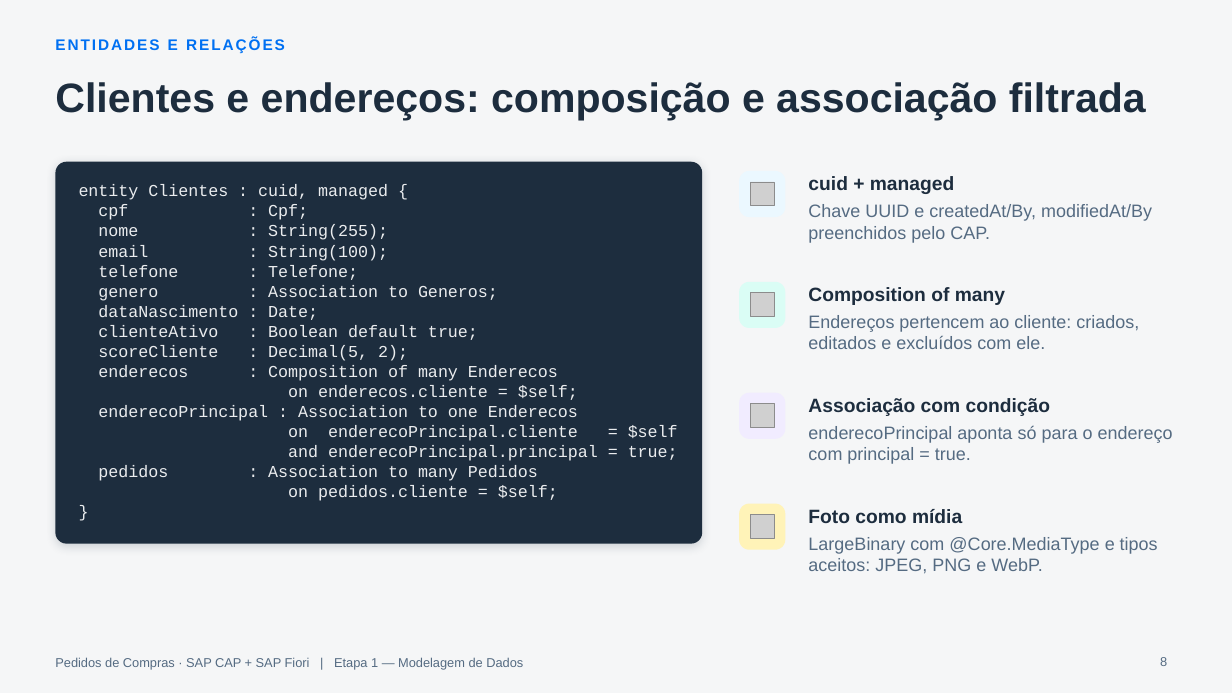
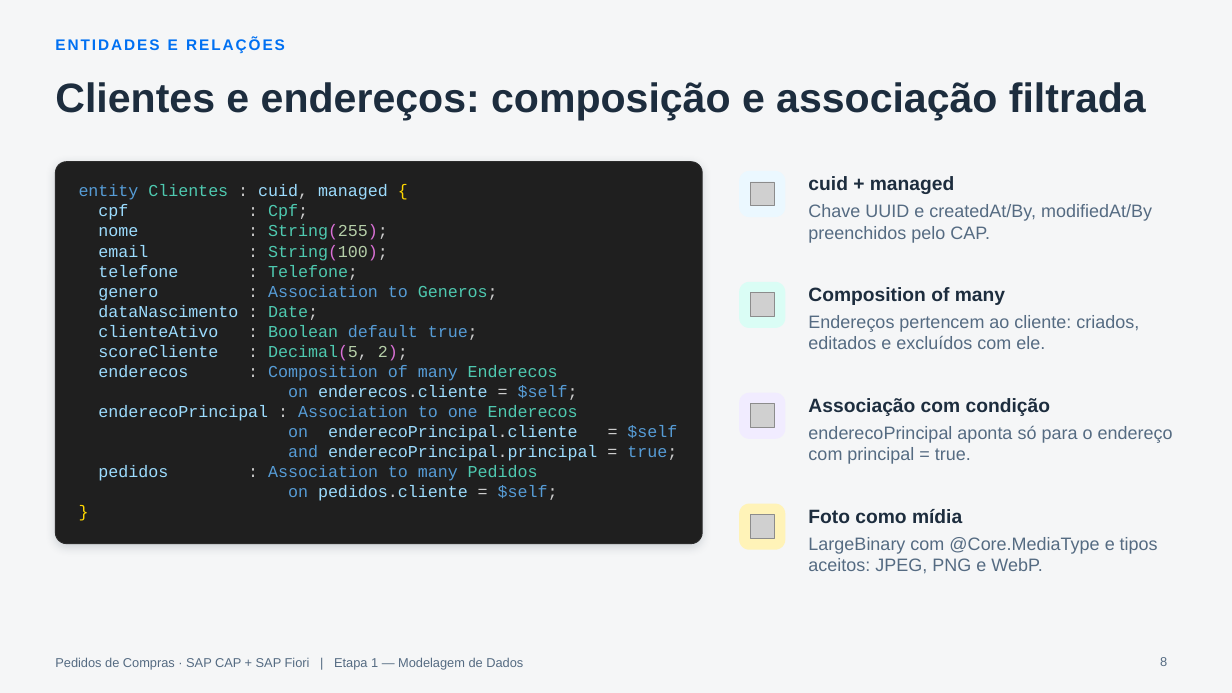
Before and after one commit to AdrianoBispo/sap-cap-nodejs-pedidos-de-compras-app, a slide deck: slide 8 of docs/apresentacoes/01-modelagem-de-dados.pptx. Drawn at 1232x693 pixels with LibreOffice and Linux fonts; fonts in the diff are those of the drawing; grey boxes stand for pictures. Boxes give left, top, right and bottom in pixels: in the first picture for what was removed or moved away, otherwise in the second. Text is boxed around its words. In the diff, an @@ line names an element or a change of style, - is before the commit and + after.

```diff
--- a/docs/apresentacoes/01-modelagem-de-dados.pptx
+++ b/docs/apresentacoes/01-modelagem-de-dados.pptx
@@ rounded rectangle at <box>55,162,702,543</box>: fill #1D2D3E to #1F1F1F; outline none to #2B2B2B 0.75 pt @@
@@ text "entity Clientes : cuid, managed ..." at <box>79,184,677,501</box>: text colour #EAECEE to #569CD6 in "entity", "Association to", "default true;", "Composition of many" and 6 more places; text colour #EAECEE to #4EC9B0 in "Clientes", "Cpf;", "String(255);", "String(100);" and 8 more places; text colour #EAECEE to #CCCCCC in ": cuid,", ": Cpf;", ": String(255);", ": String(100);" and 12 more places; text colour #EAECEE to #9CDCFE in "cuid, managed", "cpf", "nome", "email" and 12 more places; text colour #EAECEE to #FFD700 in "{", "}"; text colour #EAECEE to #DA70D6, text colour #EAECEE to #B5CEA8 in "String(255);", "String(100);", "Decimal(5, 2);" @@
```
Also in this commit, not shown: 6 other slides changed, 5 other files.
